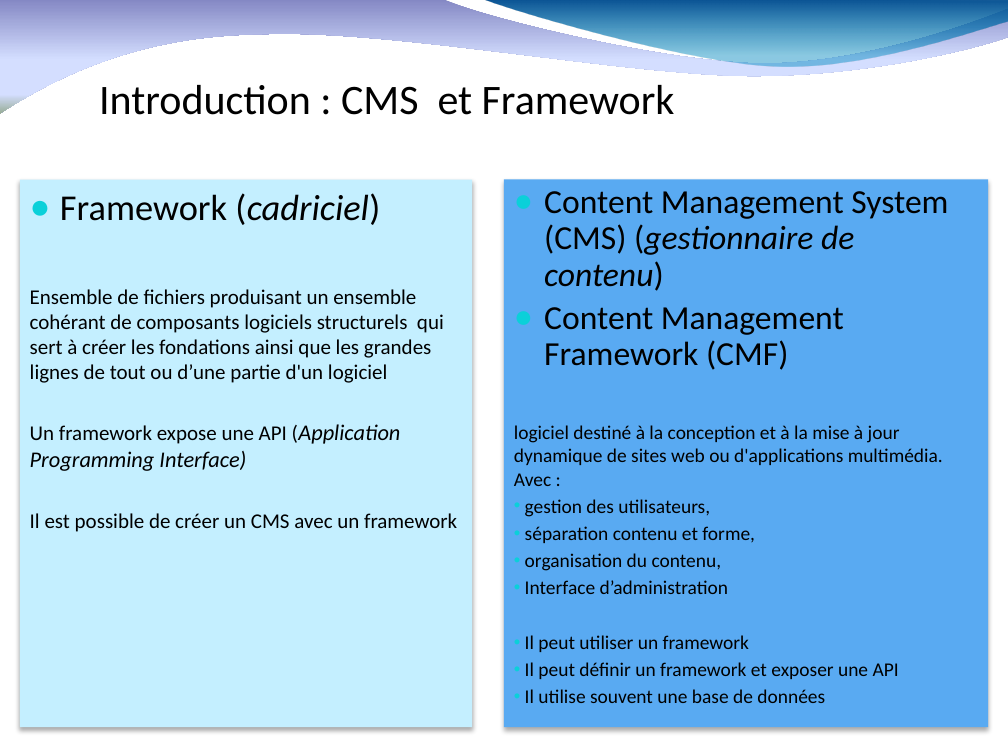
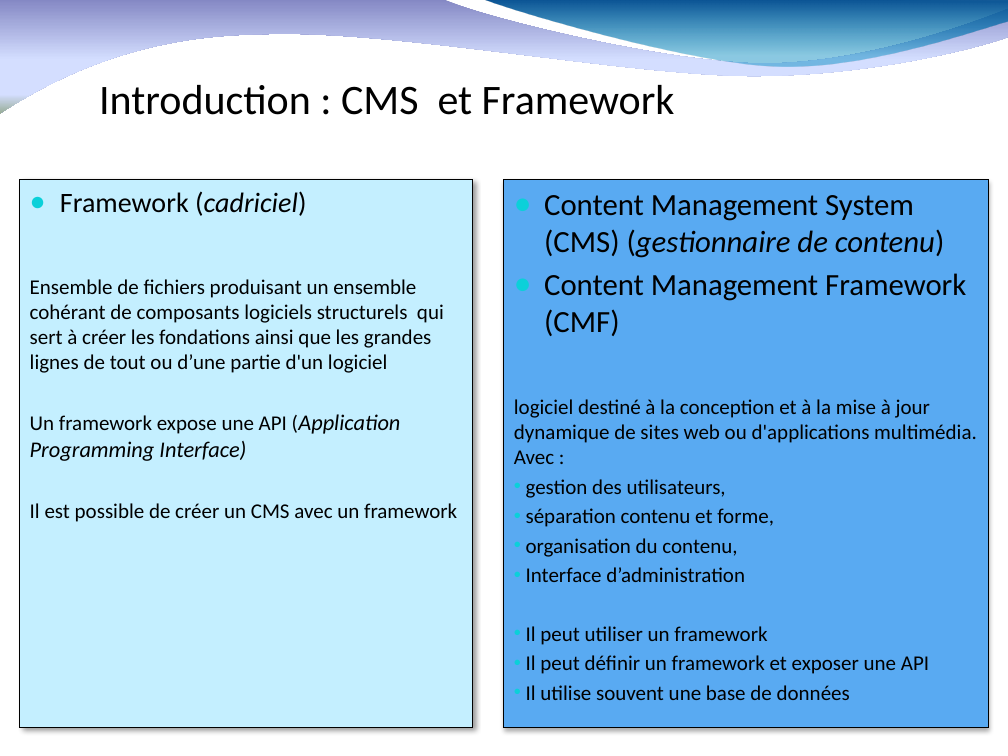
Before and after one commit to fauconv/cours_drupal8, a slide deck: slide 3 of drupal 8 nomades.pptx. Drawn at 1008x756 pixels with LibreOffice and Linux fonts; fonts in the diff are those of the drawing; background and template pictures are left out. Boxes give left, top, right and bottom in pixels: in the first picture for what was removed or moved away, otherwise in the second. Text is boxed around its words. In the diff, an @@ line names an element or a change of style, - is before the commit and + after.

```diff
--- a/drupal 8 nomades.pptx
+++ b/drupal 8 nomades.pptx
@@ text "Framework (cadriciel)" at box(20, 179, 473, 727): outline none to #000000 0.75 pt; shadow changed @@
@@ rectangle "Content Management System (CMS) (gestionnaire ..." at box(504, 179, 988, 727): size 24.1 to 22 pt in "Content Management System (CMS) (gestionnaire de contenu)", "Content Management Framework (CMF)"; size 13.9 to 15 pt in "logiciel destiné à la conception et à ...", "gestion des utilisateurs,", "séparation contenu et forme,", "organisation du contenu," and 4 more places; line spacing 0.9 to 1; outline none to #000000 0.75 pt @@
@@ text at box(60, 191, 306, 216): size 26 to 20 pt in "Framework (cadriciel)"; less space between paragraphs @@
```
Also in this commit, not shown: 18 other slides changed, 11 slides added, 1 slide removed.
